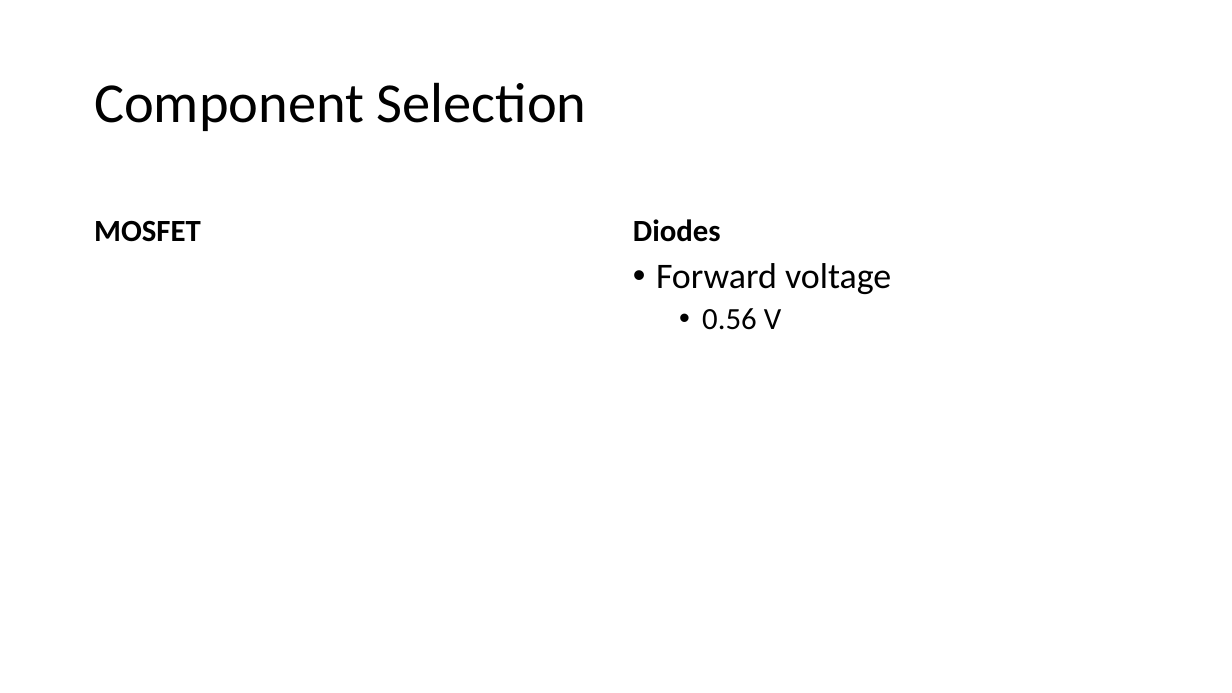
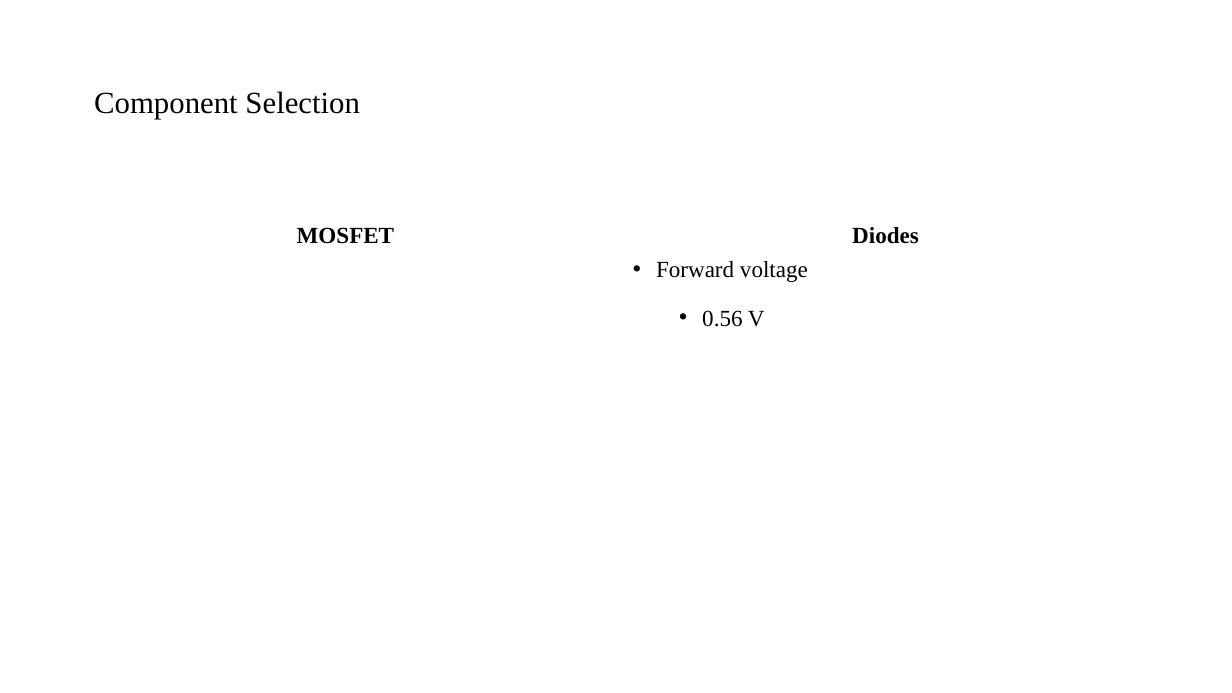
Before and after one commit to mustafayildz/EE464-Term-Project-, a slide deck: slide 26 of EE464_Proje_Sunu.pptx (slide 14 before the commit). Drawn at 1232x693 pixels with LibreOffice and Linux fonts; fonts in the diff are those of the drawing; grey boxes stand for pictures. Boxes give left, top, right and bottom in pixels: in the first picture for what was removed or moved away, otherwise in the second. Text is boxed around its words. In the diff, an @@ line names an element or a change of style, - is before the commit and + after.

```diff
--- a/EE464_Proje_Sunu.pptx
+++ b/EE464_Proje_Sunu.pptx
@@ title "Component Selection" at (94, 91, 359, 119): size 44 to 24 pt, font Calibri to Times New Roman @@
@@ text "MOSFET" at (297, 227, 394, 244): size 24 to 18 pt, font Calibri to Times New Roman; alignment left to centre @@
@@ text "Diodes" at (852, 227, 919, 244): size 24 to 18 pt, font Calibri to Times New Roman; alignment left to centre @@
@@ text "Forward voltage" at (656, 261, 808, 327): size 28 to 18 pt in "Forward voltage"; font Calibri to Times New Roman; size 24 to 18 pt in "0.56 V"; line spacing 0.9 to 1.5 @@
```
Also in this commit, not shown: 16 other slides changed, 14 slides added, 1 slide removed, 1 other file.
